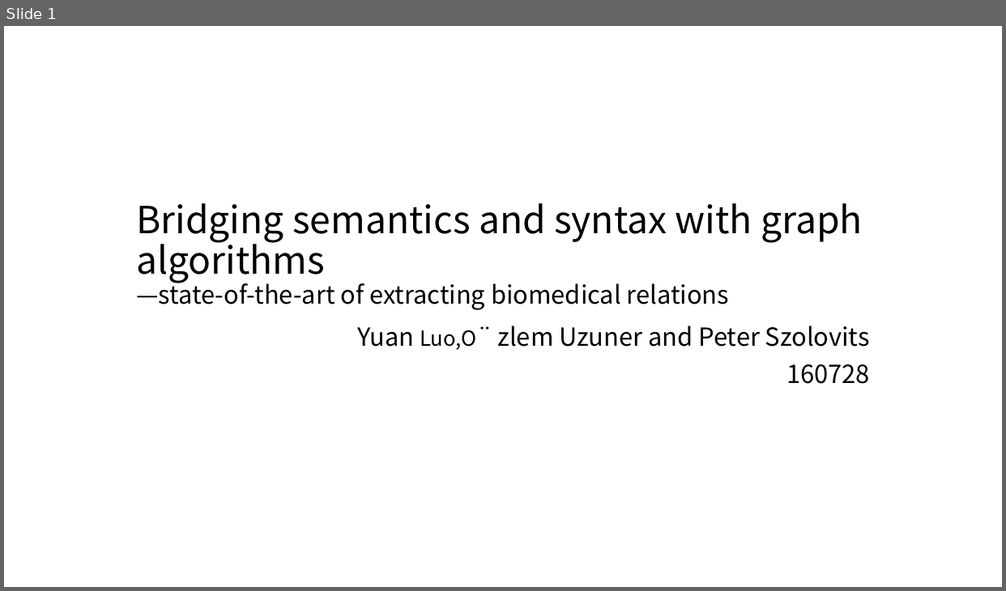
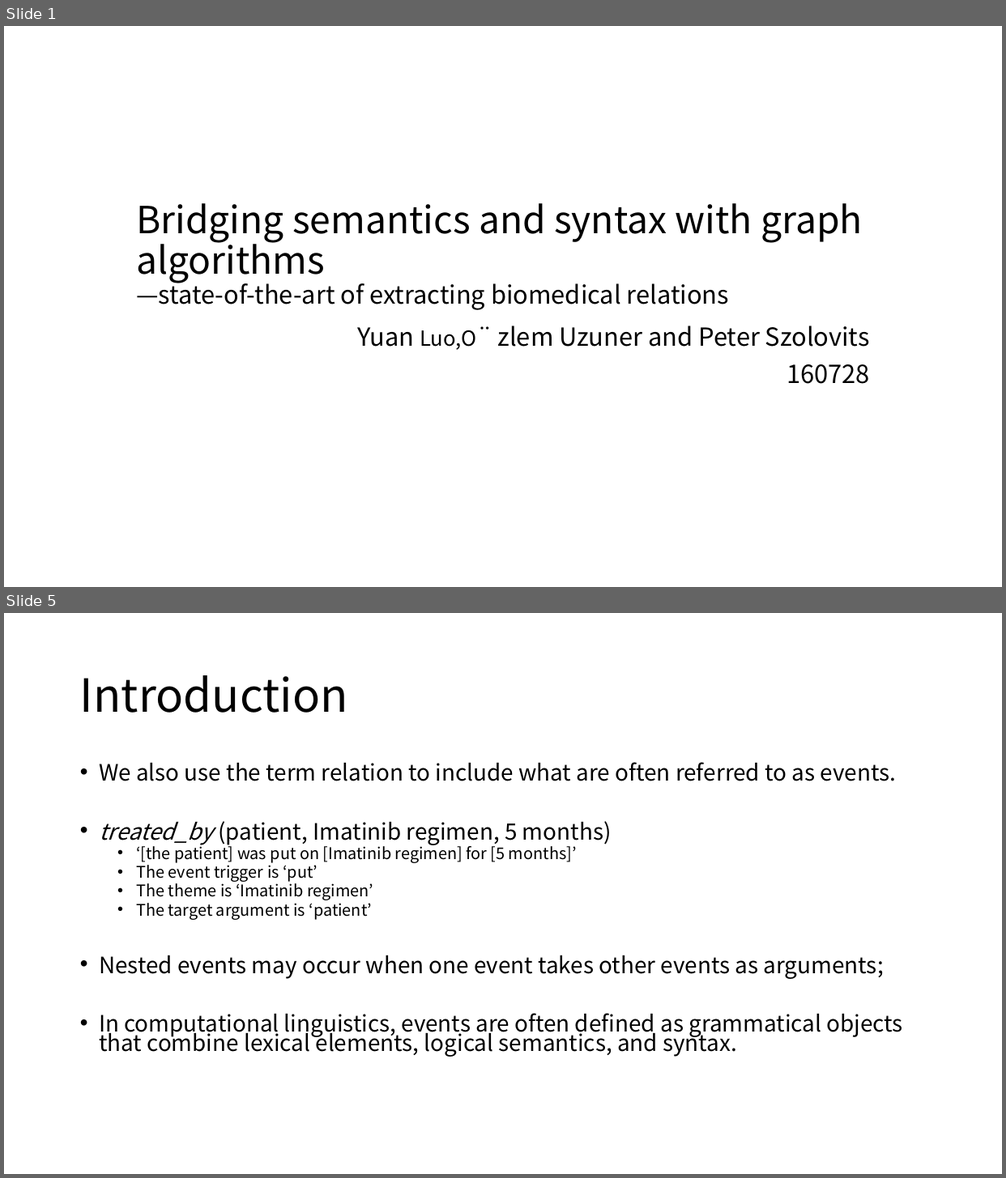
Before and after one commit to moklise/TIL, a slide deck: Review/Brief Bioinform_2016_Luo_Bridging semantics and syntax with graph algorithm/Bridging semantics and syntax with graph.pptx. Shown one above the other, each under a label of ours: slide 1 before the commit, slides 1 and 5 after it; the slides between them are not shown. The pictures are 1006x591 and 1006x1178 pixels, drawn with LibreOffice and Linux fonts; fonts in the diff are those of the drawing; background and template pictures are left out. Boxes give left, top, right and bottom in pixels: in the first picture for what was removed or moved away, otherwise in the second. Text is boxed around its words. In the diff, an @@ line names an element or a change of style, - is before the commit and + after.

Commit message:
Bridging semantics and syntax with graph algorithm2

```diff
--- a/Review/Brief Bioinform_2016_Luo_Bridging semantics and syntax with graph algorithm/Bridging semantics and syntax with graph.pptx
+++ b/Review/Brief Bioinform_2016_Luo_Bridging semantics and syntax with graph algorithm/Bridging semantics and syntax with graph.pptx
@@ slide 5 added at box(4, 613, 1002, 1174), background #FFFFFF @@
@@ title added at box(80, 675, 348, 713), 44 pt, text #000000 @@
+Introduction
@@ text added at box(99, 762, 903, 1057), 21.7 pt, text #000000 @@
+• We also use the term relation to include what are often referred to as events.
+• treated_by (patient, Imatinib regimen, 5 months)
+  • ‘[the patient] was put on [Imatinib regimen] for [5 months]’
+  • The event trigger is ‘put’
+  • The theme is ‘Imatinib regimen’
+  • The target argument is ‘patient’
+• Nested events may occur when one event takes other events as arguments;
+• In computational linguistics, events are often defined as grammatical objects that combine lexical elements, logical semantics, and syntax.
```
Also in this commit, not shown: 15 other slides added, 1 slide removed, 2 other files.
